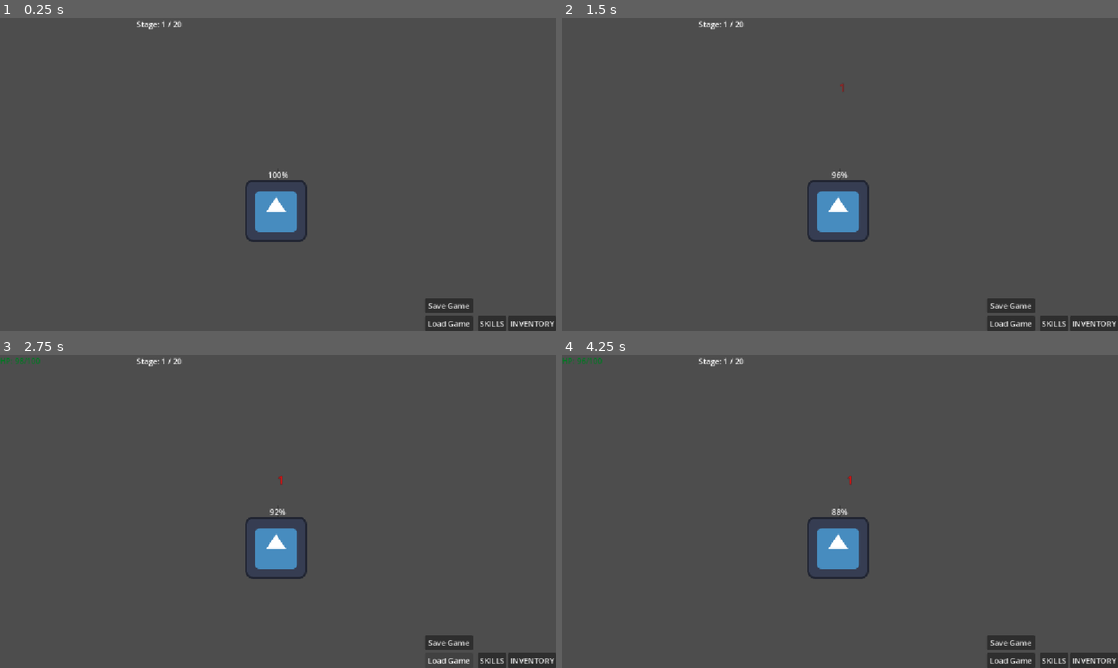
Above: before the commit, frames 1-4 (two rows, left to right).
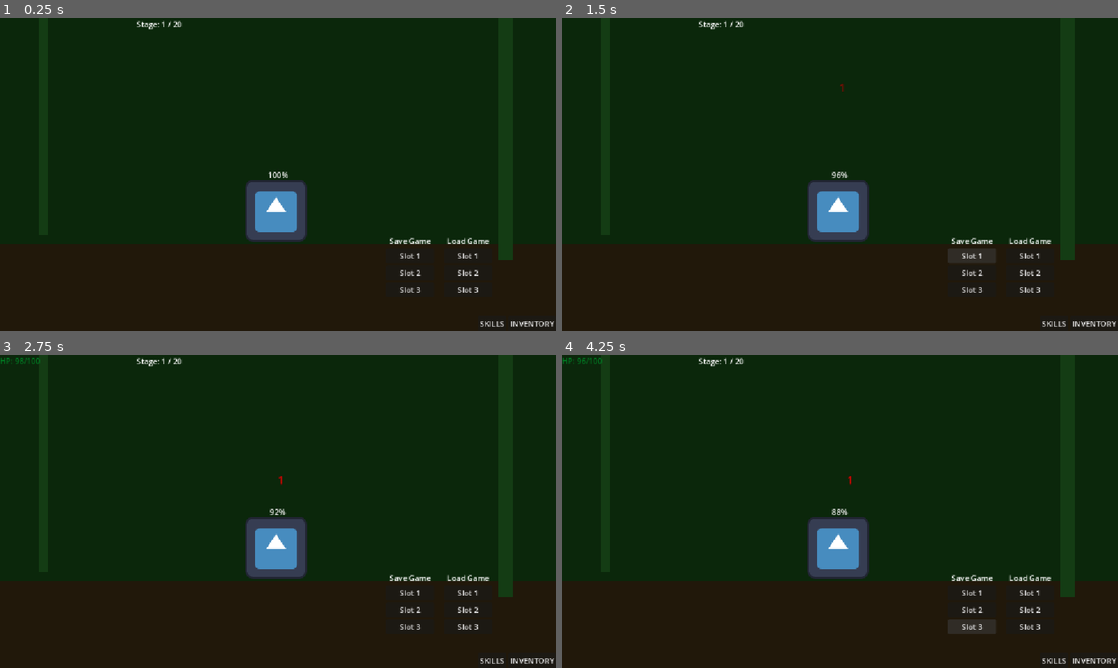
Above: after the commit, the same moments.

Repository: artuq/LootClicker
Game: Godot game, scene res://node_2d.tscn
Two runs of this game, one before a commit and one after it. Both use one fixed random seed, a clock stepped at 60 frames per second and the inputs below. The engine's default icon, where the game draws it, is replaced by a stand-in: a white triangle on a blue panel in a dark square.
Inputs (mouse positions are in pixels of both pictures, inside the frame that each line leads up to):
- Up to frame 1 (0.25 s): no input
- Up to frame 2 (1.5 s): click (1012, 305) at 0.5 s, where only the run before the commit has a clickable "Save Game"; click (973, 255) at 1.25 s, where only the run after the commit has a clickable "Slot 1"
- Up to frame 3 (2.75 s): click (450, 661) at 2 s, where only the run before the commit has a clickable "Load Game"
- Up to frame 4 (4.25 s): click (973, 608) at 2.75 s, where only the run after the commit has a clickable "Slot 2"; click (973, 627) at 3.5 s, where only the run after the commit has a clickable "Slot 3"

The runs differ from the first frame. In frame 1, 98% of the frame differs, in the area x 0-100%, y 0-100%; in frame 2, 98%; in frame 3, 98%; in frame 4, 98%.
Error before the commit: Invalid access to property or key 'items' on a base object of type 'Node (PlayerStats)'. (res://BattleManager.gd:94)

Commit message:
Fix save/load bug, implement 3-slot save system, and add jungle background

Diff:
--- a/BattleManager.gd
+++ b/BattleManager.gd
@@ -76,7 +76,7 @@
 	if what == NOTIFICATION_WM_CLOSE_REQUEST:
 		save_game()
 
-func save_game():
+func save_game(slot: int = 1):
 	var save_data = {
 		"current_stage": current_stage,
 		"player": {
@@ -88,24 +88,29 @@
 			"greed_lvl": player.greed_lvl,
 			"speed_lvl": player.speed_lvl,
 			"def_lvl": player.def_lvl,
-			"items": []
+			"heal_count": player.heal_count,
+			"inventory": []
 		}
 	}
-	for item in player.items:
-		save_data["player"]["items"].append({
+	for item in player.inventory:
+		save_data["player"]["inventory"].append({
 			"name": item.name,
 			"damage_bonus": item.damage_bonus
 		})
 
-	var file = FileAccess.open("user://savegame.json", FileAccess.WRITE)
+	var path = "user://savegame_slot%d.json" % slot
+	var file = FileAccess.open(path, FileAccess.WRITE)
 	file.store_string(JSON.stringify(save_data))
 	file.close()
-
-func load_game():
-	if not FileAccess.file_exists("user://savegame.json"):
+	print("Game saved to Slot %d!" % slot)
+
+func load_game(slot: int = 1):
+	var path = "user://savegame_slot%d.json" % slot
+	if not FileAccess.file_exists(path):
+		print("No save found in Slot %d" % slot)
 		return false
 
-	var file = FileAccess.open("user://savegame.json", FileAccess.READ)
+	var file = FileAccess.open(path, FileAccess.READ)
 	var data = JSON.parse_string(file.get_as_text())
 	file.close()
 
@@ -120,15 +125,22 @@
 	player.greed_lvl = player_data["greed_lvl"]
 	player.speed_lvl = player_data["speed_lvl"]
 	player.def_lvl = player_data["def_lvl"]
-
-	for item_data in player_data["items"]:
+	player.heal_count = player_data.get("heal_count", 0)
+
+	player.inventory.clear()
+	player.equipped_item = null
+
+	for item_data in player_data["inventory"]:
 		var new_item = GameItem.new(item_data["name"], item_data["damage_bonus"])
-		player.items.append(new_item)
+		player.inventory.append(new_item)
+		if player.equipped_item == null or new_item.damage_bonus > player.equipped_item.damage_bonus:
+			player.equipped_item = new_item
 
 	spawn_enemy()
 	player.health_changed.emit(player.current_hp, player.max_hp)
 	player.gold_changed.emit(player.gold)
 	player.skills_updated.emit()
+	print("Game loaded from Slot %d!" % slot)
 	return true
 
 
@@ -231,10 +243,8 @@
 	else:
 		lbl.global_position = hp_label.global_position + Vector2(40, 40)
 
-func _on_save_button_pressed():
-	save_game()
-	print("Game saved!")
-
-func _on_load_button_pressed():
-	load_game()
-	print("Game loaded!")
+func _on_save_slot_pressed(slot: int):
+	save_game(slot)
+
+func _on_load_slot_pressed(slot: int):
+	load_game(slot)
--- a/node_2d.tscn
+++ b/node_2d.tscn
@@ -20,6 +20,43 @@
 [sub_resource type="StyleBoxEmpty" id="StyleBoxEmpty_d21ai"]
 
 [node name="Node2D" type="Node2D" unique_id=882799742]
+
+[node name="BackgroundLayer" type="CanvasLayer" parent="."]
+layer = -1
+
+[node name="Canopy" type="ColorRect" parent="BackgroundLayer"]
+anchors_preset = 15
+anchor_right = 1.0
+anchor_bottom = 1.0
+grow_horizontal = 2
+grow_vertical = 2
+color = Color(0.0431373, 0.152941, 0.0431373, 1)
+
+[node name="Ground" type="ColorRect" parent="BackgroundLayer"]
+anchors_preset = 12
+anchor_top = 1.0
+anchor_right = 1.0
+anchor_bottom = 1.0
+offset_top = -180.0
+grow_horizontal = 2
+grow_vertical = 0
+color = Color(0.129412, 0.0941176, 0.0392157, 1)
+
+[node name="VineLeft" type="ColorRect" parent="BackgroundLayer"]
+offset_left = 80.0
+offset_right = 100.0
+offset_bottom = 450.0
+color = Color(0.0784314, 0.235294, 0.0784314, 1)
+
+[node name="VineRight" type="ColorRect" parent="BackgroundLayer"]
+anchors_preset = 1
+anchor_left = 1.0
+anchor_right = 1.0
+offset_left = -120.0
+offset_right = -90.0
+offset_bottom = 500.0
+grow_horizontal = 0
+color = Color(0.0784314, 0.235294, 0.0784314, 1)
 
 [node name="BattleManager" type="Node" parent="." unique_id=315060686]
 script = ExtResource("1_wtcfe")
@@ -180,19 +217,51 @@
 theme_override_styles/focus = SubResource("StyleBoxEmpty_d21ai")
 action_mode = 0
 
-[node name="SaveButton" type="Button" parent="CanvasLayer"]
-offset_left = 880.0
-offset_top = 580.0
-offset_right = 980.0
-offset_bottom = 611.0
+[node name="SaveSlots" type="VBoxContainer" parent="CanvasLayer"]
+offset_left = 800.0
+offset_top = 450.0
+offset_right = 900.0
+offset_bottom = 560.0
+
+[node name="Label" type="Label" parent="CanvasLayer/SaveSlots"]
+layout_mode = 2
 text = "Save Game"
-
-[node name="LoadButton" type="Button" parent="CanvasLayer"]
-offset_left = 880.0
-offset_top = 617.0
-offset_right = 980.0
-offset_bottom = 648.0
+horizontal_alignment = 1
+
+[node name="Save1" type="Button" parent="CanvasLayer/SaveSlots"]
+layout_mode = 2
+text = "Slot 1"
+
+[node name="Save2" type="Button" parent="CanvasLayer/SaveSlots"]
+layout_mode = 2
+text = "Slot 2"
+
+[node name="Save3" type="Button" parent="CanvasLayer/SaveSlots"]
+layout_mode = 2
+text = "Slot 3"
+
+[node name="LoadSlots" type="VBoxContainer" parent="CanvasLayer"]
+offset_left = 920.0
+offset_top = 450.0
+offset_right = 1020.0
+offset_bottom = 560.0
+
+[node name="Label" type="Label" parent="CanvasLayer/LoadSlots"]
+layout_mode = 2
 text = "Load Game"
+horizontal_alignment = 1
+
+[node name="Load1" type="Button" parent="CanvasLayer/LoadSlots"]
+layout_mode = 2
+text = "Slot 1"
+
+[node name="Load2" type="Button" parent="CanvasLayer/LoadSlots"]
+layout_mode = 2
+text = "Slot 2"
+
+[node name="Load3" type="Button" parent="CanvasLayer/LoadSlots"]
+layout_mode = 2
+text = "Slot 3"
 
 [connection signal="pressed" from="CanvasLayer/NextLevelButton" to="BattleManager" method="_on_next_level_button_pressed"]
 [connection signal="pressed" from="CanvasLayer/SkillTreeWindow/VBoxContainer/GridContainer/BtnStr" to="CanvasLayer/SkillTreeWindow" method="_on_btn_str_pressed"]
@@ -202,5 +271,9 @@
 [connection signal="pressed" from="CanvasLayer/SkillTreeWindow/VBoxContainer/GridContainer/BtnDef" to="BattleManager" method="_on_btn_def_pressed"]
 [connection signal="pressed" from="CanvasLayer/SkillTreeWindow/VBoxContainer/GridContainer/BtnHeal" to="CanvasLayer/SkillTreeWindow" method="_on_btn_heal_pressed"]
 [connection signal="pressed" from="CanvasLayer/ClickArea" to="BattleManager" method="_on_click_area_pressed"]
-[connection signal="pressed" from="CanvasLayer/SaveButton" to="BattleManager" method="_on_save_button_pressed"]
-[connection signal="pressed" from="CanvasLayer/LoadButton" to="BattleManager" method="_on_load_button_pressed"]
+[connection signal="pressed" from="CanvasLayer/SaveSlots/Save1" to="BattleManager" method="_on_save_slot_pressed" binds= [1]]
+[connection signal="pressed" from="CanvasLayer/SaveSlots/Save2" to="BattleManager" method="_on_save_slot_pressed" binds= [2]]
+[connection signal="pressed" from="CanvasLayer/SaveSlots/Save3" to="BattleManager" method="_on_save_slot_pressed" binds= [3]]
+[connection signal="pressed" from="CanvasLayer/LoadSlots/Load1" to="BattleManager" method="_on_load_slot_pressed" binds= [1]]
+[connection signal="pressed" from="CanvasLayer/LoadSlots/Load2" to="BattleManager" method="_on_load_slot_pressed" binds= [2]]
+[connection signal="pressed" from="CanvasLayer/LoadSlots/Load3" to="BattleManager" method="_on_load_slot_pressed" binds= [3]]
